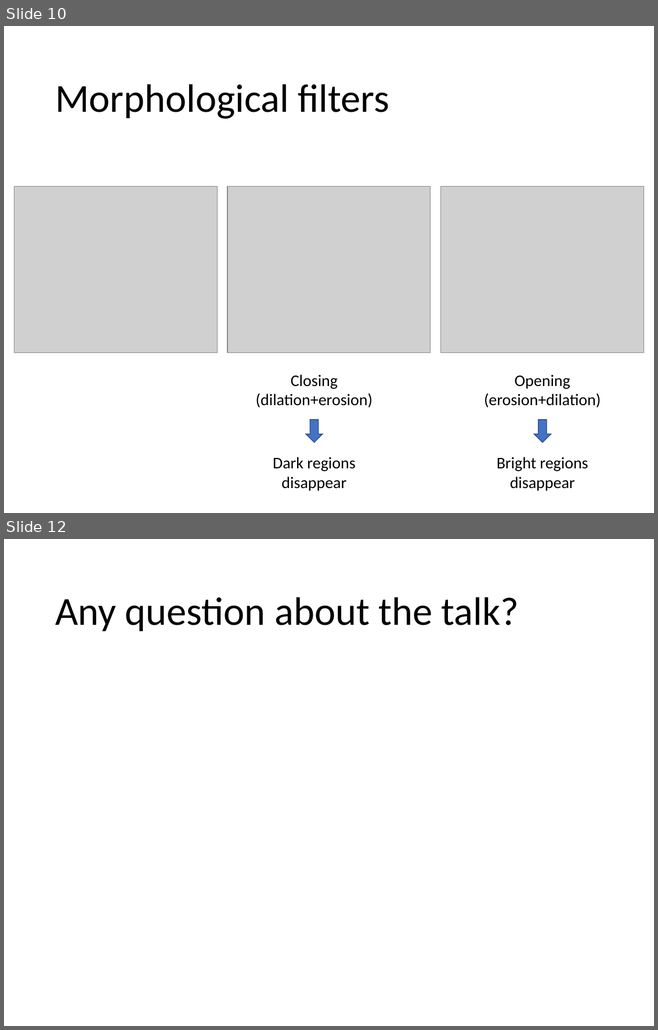
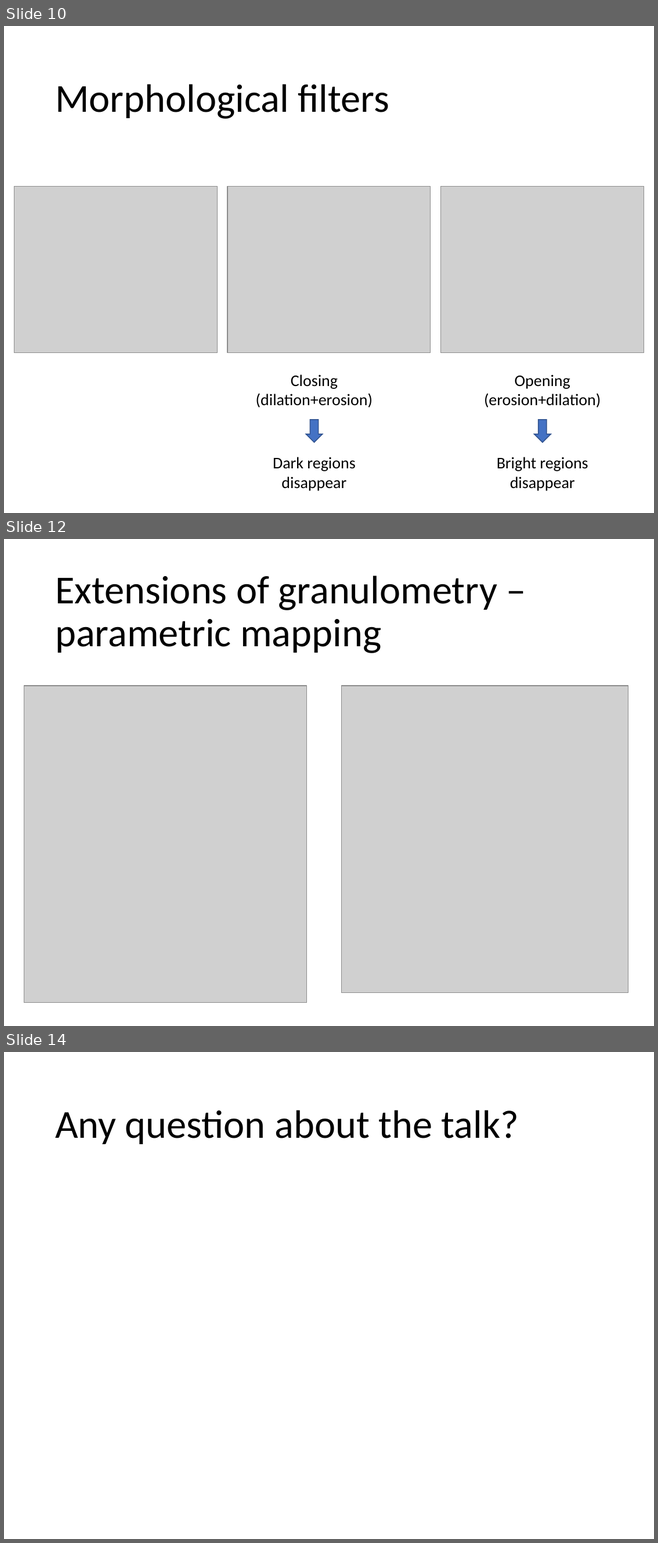
Before and after one commit to dlegland/image-analysis-practical-2023, a slide deck: practical/manual/ImageAnalysis-practical.pptx. Shown one above the other, each under a label of ours: slides 10 and 12 before the commit, slides 10, 12 and 14 after it; the slides between them are not shown. The pictures are 658x1030 and 658x1543 pixels, drawn with LibreOffice and Linux fonts; fonts in the diff are those of the drawing; grey boxes stand for pictures. Boxes give left, top, right and bottom in pixels: in the first picture for what was removed or moved away, otherwise in the second. Text is boxed around its words. In the diff, an @@ line names an element or a change of style, - is before the commit and + after.

```diff
--- a/practical/manual/ImageAnalysis-practical.pptx
+++ b/practical/manual/ImageAnalysis-practical.pptx
@@ slide 12 added at <box>4,539,654,1026</box>, background #FFFFFF @@
@@ title added at <box>55,576,497,653</box>, 44 pt, text #000000 @@
+Extensions of granulometry – parametric mapping
@@ picture added at <box>24,686,307,1003</box> @@
@@ picture added at <box>341,686,628,993</box> @@
@@ what was slide 12 is now slide 14 @@
```
Also in this commit, not shown: 5 slides changed, 3 other slides added.
